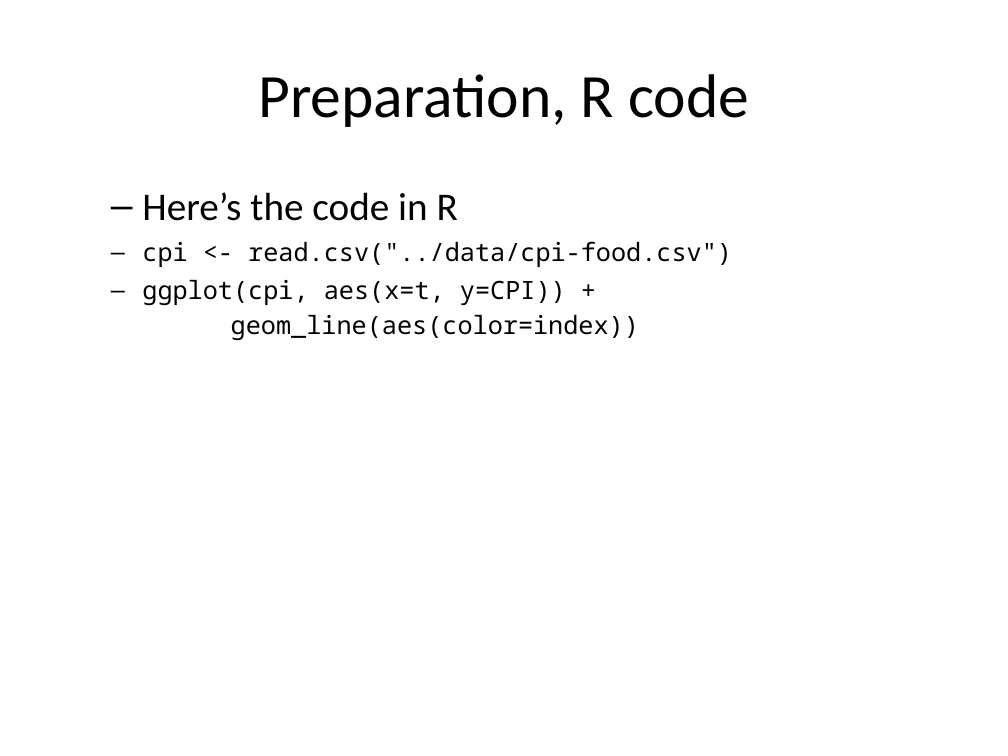
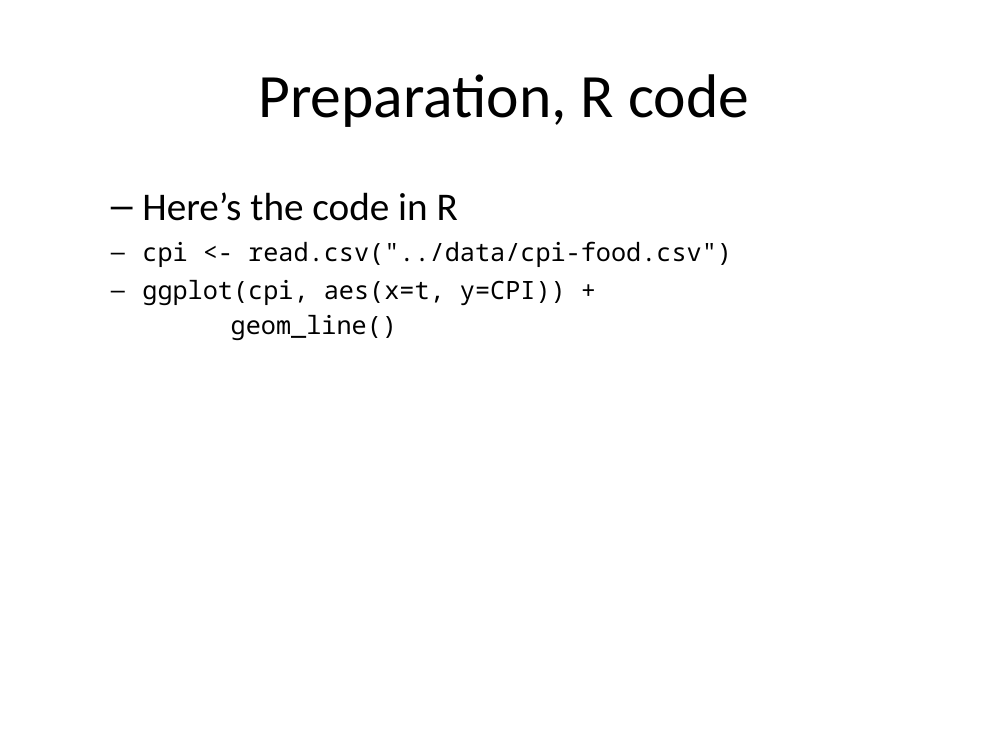
Before and after one commit to pmean/data-visualization, a slide deck: slide 5 of data-viz-03/src/complete-lecture-linegraphs.pptx. Drawn at 1008x756 pixels with LibreOffice and Linux fonts; fonts in the diff are those of the drawing. Boxes give left, top, right and bottom in pixels: in the first picture for what was removed or moved away, otherwise in the second. Text is boxed around its words. In the diff, an @@ line names an element or a change of style, - is before the commit and + after.

Commit message:
First draft of data-viz-03

```diff
--- a/data-viz-03/src/complete-lecture-linegraphs.pptx
+++ b/data-viz-03/src/complete-lecture-linegraphs.pptx
@@ text at (142, 241, 732, 340): text changed @@
-cpi <- read.csv("../data/cpi-food.csv")
-ggplot(cpi, aes(x=t, y=CPI)) +
-geom_line(aes(color=index))
+cpi <- read.csv("../data/cpi-food.csv")
+ggplot(cpi, aes(x=t, y=CPI)) +
+geom_line()
```
Also in this commit, not shown: 8 other slides changed, 20 slides added, 5 slides removed, 7 other files.
